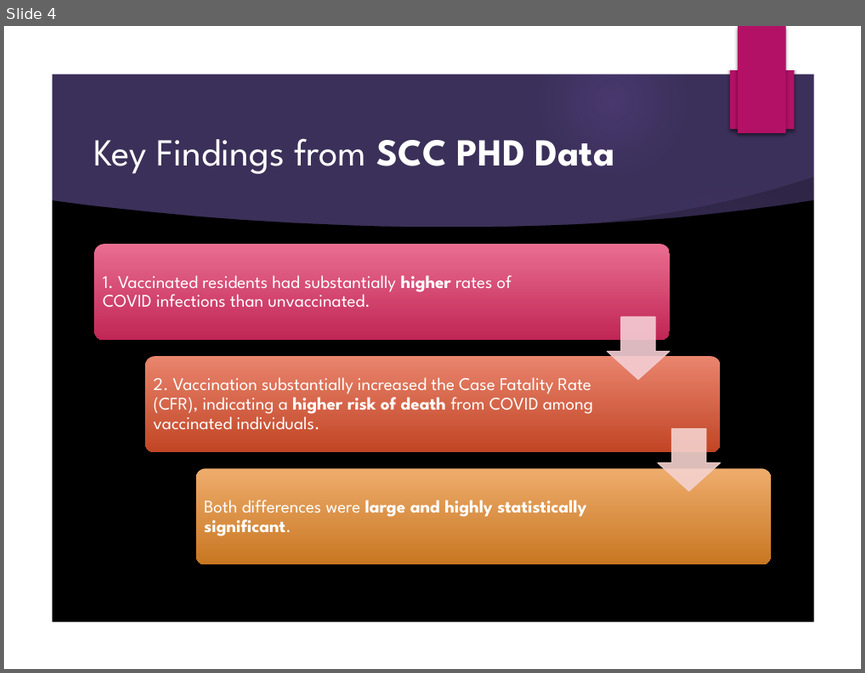
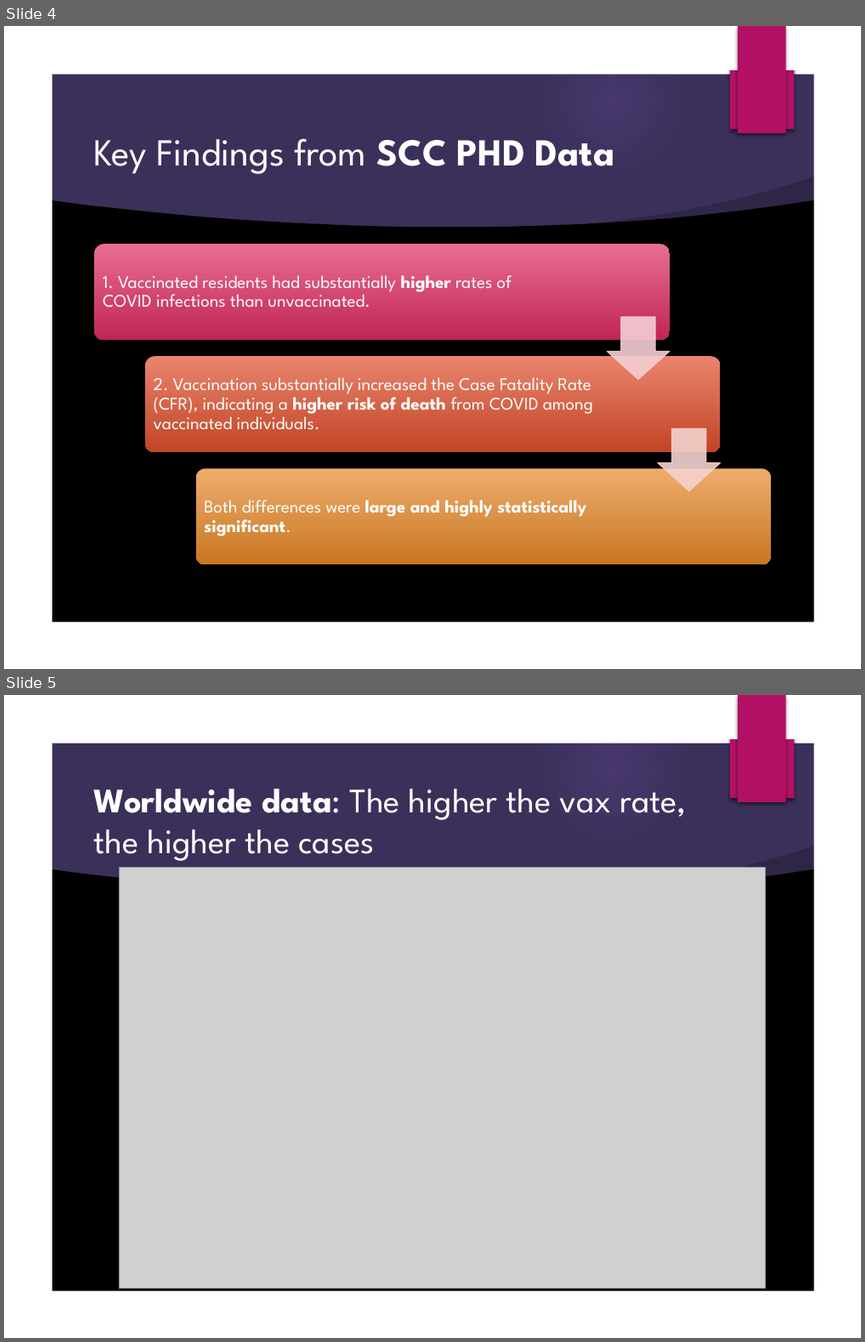
Before and after one commit to skirsch/covid, a slide deck: santa_clara_county/Historical_Public_Record_Presentation.pptx. Shown one above the other, each under a label of ours: slide 4 before the commit, slides 4 and 5 after it. The pictures are 865x673 and 865x1342 pixels, drawn with LibreOffice and Linux fonts; fonts in the diff are those of the drawing; grey boxes stand for pictures; background and template pictures are left out. Boxes give left, top, right and bottom in pixels: in the first picture for what was removed or moved away, otherwise in the second. Text is boxed around its words. In the diff, an @@ line names an element or a change of style, - is before the commit and + after.

Commit message:
updated the SCC prezo with OWID

```diff
--- a/santa_clara_county/Historical_Public_Record_Presentation.pptx
+++ b/santa_clara_county/Historical_Public_Record_Presentation.pptx
@@ slide 5 added at (4,695,861,1338), background picture (left out); not listed: 9 template elements that a slide beside it also shows @@
@@ freeform shape added at (4,695,861,1338), fill #FFFFFF @@
@@ rectangle added at (738,695,785,802), fill #B31166 @@
@@ title added at (94,789,687,861), 28.8 pt, text #FFFFFF @@
+Worldwide data: The higher the vax rate, the higher the cases
@@ picture added at (119,868,765,1288) @@
```
